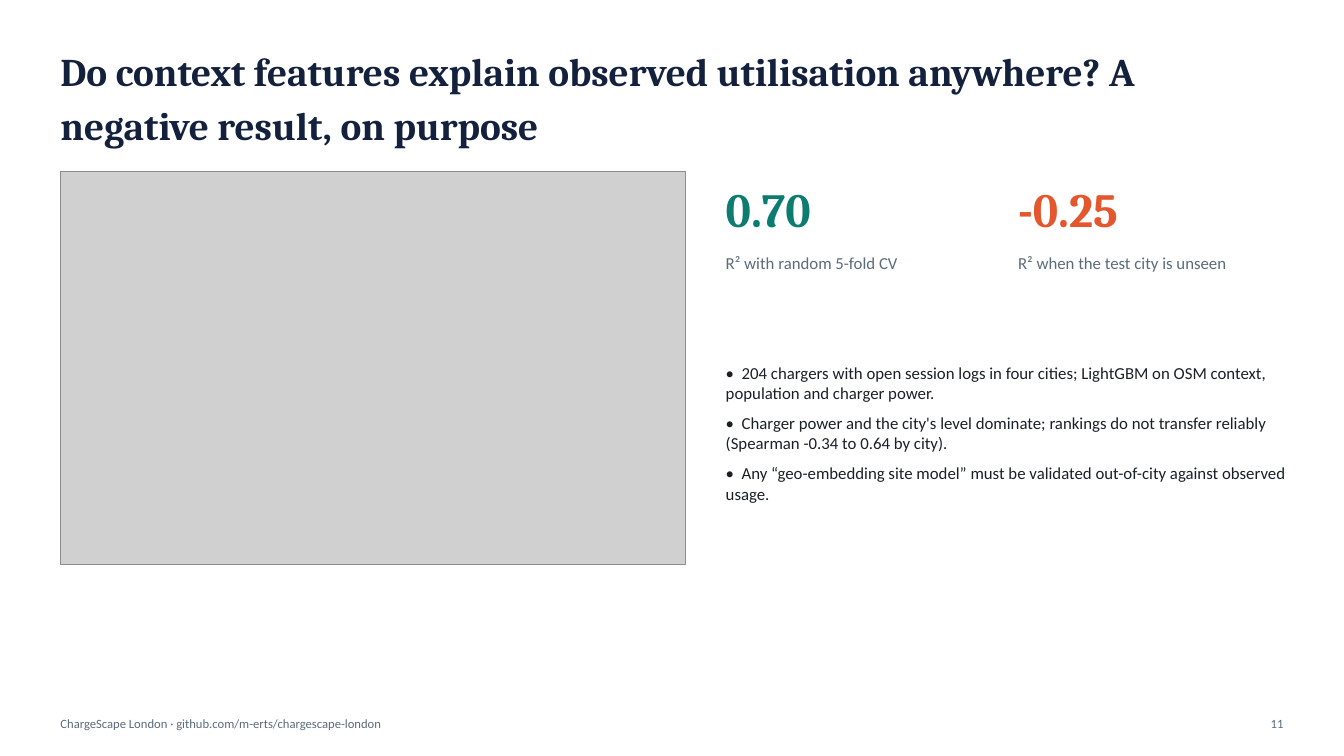
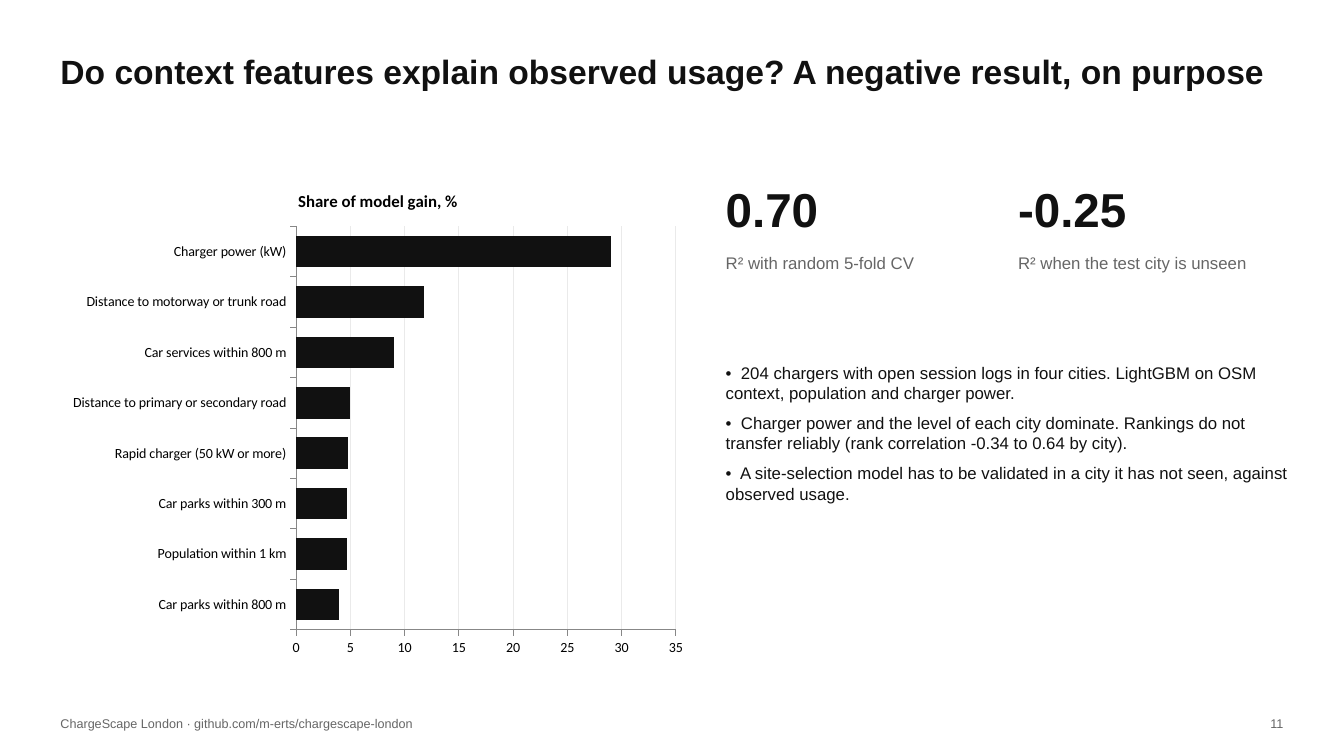
Before and after one commit to m-erts/chargescape-london, a slide deck: slide 11 of reports/ChargeScape_London.pptx. Drawn at 1344x756 pixels with LibreOffice and Linux fonts; fonts in the diff are those of the drawing; grey boxes stand for pictures. Boxes give left, top, right and bottom in pixels: in the first picture for what was removed or moved away, otherwise in the second. Text is boxed around its words. In the diff, an @@ line names an element or a change of style, - is before the commit and + after.

```diff
--- a/reports/ChargeScape_London.pptx
+++ b/reports/ChargeScape_London.pptx
@@ text at box(60, 59, 1264, 91): text changed; size 28 to 24 pt; font Cambria to Arial; text colour #14213D to #111111 @@
-Do context features explain observed utilisation anywhere? A negative result, on purpose
+Do context features explain observed usage? A negative result, on purpose
@@ picture removed at box(60, 171, 687, 565) @@
@@ bar chart added at box(60, 171, 696, 665) @@
+title "Share of model gain, %"
+categories: Car parks within 800 m, Population within 1 km, Car parks within 300 m, Rapid charger (50 kW or more), Distance to primary or secondary road, Car services within 800 m, Distance to motorway or trunk road, Charger power (kW)
+Series 1: 4, 4.7, 4.7, 4.8, 5, 9, 11.8, 29
@@ text "0.70" at box(726, 193, 818, 228): font Cambria to Arial, text colour #0C7C70 to #111111 @@
@@ text "-0.25" at box(1018, 193, 1126, 228): font Cambria to Arial, text colour #E4572E to #111111 @@
@@ text at box(726, 367, 1287, 504): text changed; font Calibri to Arial; text colour #1A2027 to #111111 @@
-• 204 chargers with open session logs in four cities; LightGBM on OSM context, population and charger power.
-• Charger power and the city's level dominate; rankings do not transfer reliably (Spearman -0.34 to 0.64 by city).
-• Any “geo-embedding site model” must be validated out-of-city against observed usage.
+• 204 chargers with open session logs in four cities. LightGBM on OSM context, population and charger power.
+• Charger power and the level of each city dominate. Rankings do not transfer reliably (rank correlation -0.34 to 0.64 by city).
+• A site-selection model has to be validated in a city it has not seen, against observed usage.
@@ font Calibri to Arial, text colour #5B6B7A to #666666 in 4 elements at box(726, 257, 914, 269), box(1018, 257, 1246, 273), box(60, 719, 413, 731), box(1270, 719, 1283, 728) @@
```
Also in this commit, not shown: 14 other slides changed, 49 other files.
